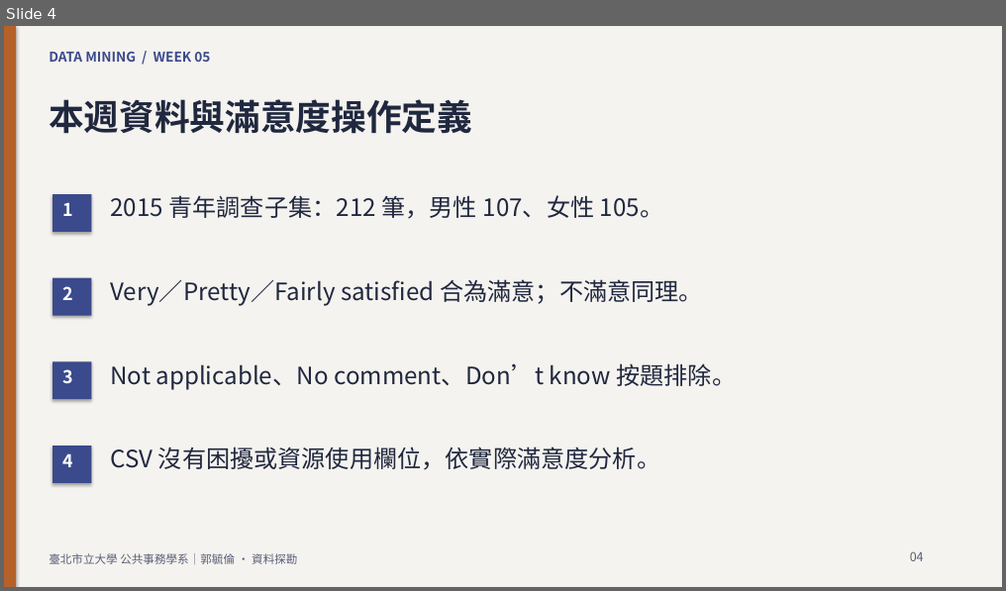
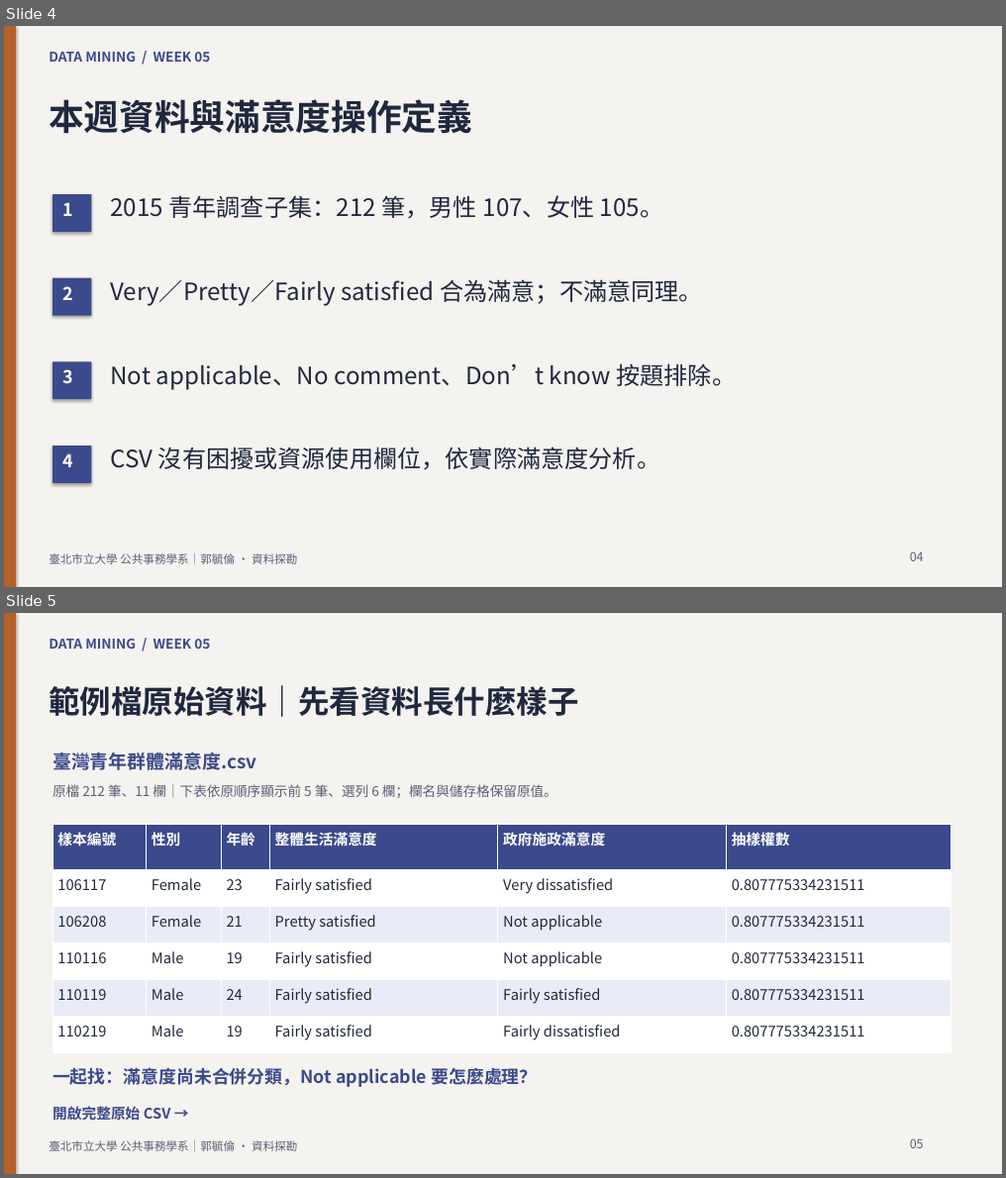
Before and after one commit to knut921/datamining-course, a slide deck: assets/slides/week05.pptx. Shown one above the other, each under a label of ours: slide 4 before the commit, slides 4 and 5 after it. The pictures are 1006x591 and 1006x1178 pixels, drawn with LibreOffice and Linux fonts; fonts in the diff are those of the drawing. Boxes give left, top, right and bottom in pixels: in the first picture for what was removed or moved away, otherwise in the second. Text is boxed around its words. In the diff, an @@ line names an element or a change of style, - is before the commit and + after.

```diff
--- a/assets/slides/week05.pptx
+++ b/assets/slides/week05.pptx
@@ slide 5 added at [4,613,1002,1174], background #F5F3EF @@
@@ rectangle added at [4,613,16,1174], fill #B5622A @@
@@ text added at [49,638,210,649], 13 pt, text #3B4A8C, bold @@
+DATA MINING / WEEK 05
@@ text added at [49,685,578,717], 30 pt, text #20283F, bold @@
+範例檔原始資料｜先看資料長什麼樣子
@@ text added at [53,753,256,770], 18 pt, text #3B4A8C, bold @@
+臺灣青年群體滿意度.csv
@@ text added at [53,784,557,798], 13 pt, text #596078 @@
+原檔 212 筆、11 欄｜下表依原順序顯示前 5 筆、選列 6 欄；欄名與儲存格保留原值。
@@ table added at [53,825,951,1054], 6 rows, 6 columns @@
+樣本編號 | 性別 | 年齡 | 整體生活滿意度 | 政府施政滿意度 | 抽樣權數
+106117 | Female | 23 | Fairly satisfied | Very dissatisfied | 0.807775334231511
+106208 | Female | 21 | Pretty satisfied | Not applicable | 0.807775334231511
+110116 | Male | 19 | Fairly satisfied | Not applicable | 0.807775334231511
+110119 | Male | 24 | Fairly satisfied | Fairly satisfied | 0.807775334231511
+110219 | Male | 19 | Fairly satisfied | Fairly dissatisfied | 0.807775334231511
@@ text added at [53,1067,537,1087], 17 pt, text #3B4A8C, bold @@
+一起找：滿意度尚未合併分類，Not applicable 要怎麼處理？
@@ text added at [53,1106,170,1120], 14 pt, text #3B4A8C, bold @@
+開啟完整原始 CSV →
@@ text added at [49,1141,297,1152], 11 pt, text #596078 @@
+臺北市立大學 公共事務學系｜郭毓倫 · 資料探勘
@@ text added at [910,1139,924,1149], 12 pt, text #596078 @@
+05
```
Also in this commit, not shown: 11 slides changed, 20 other files.
